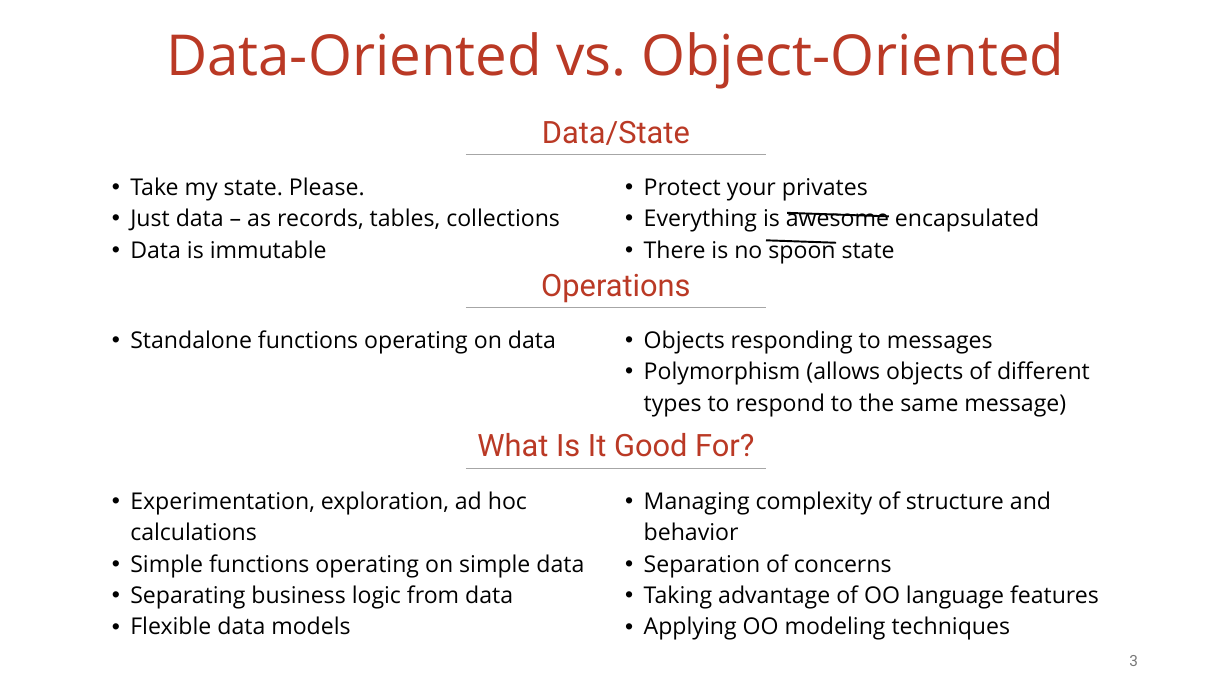
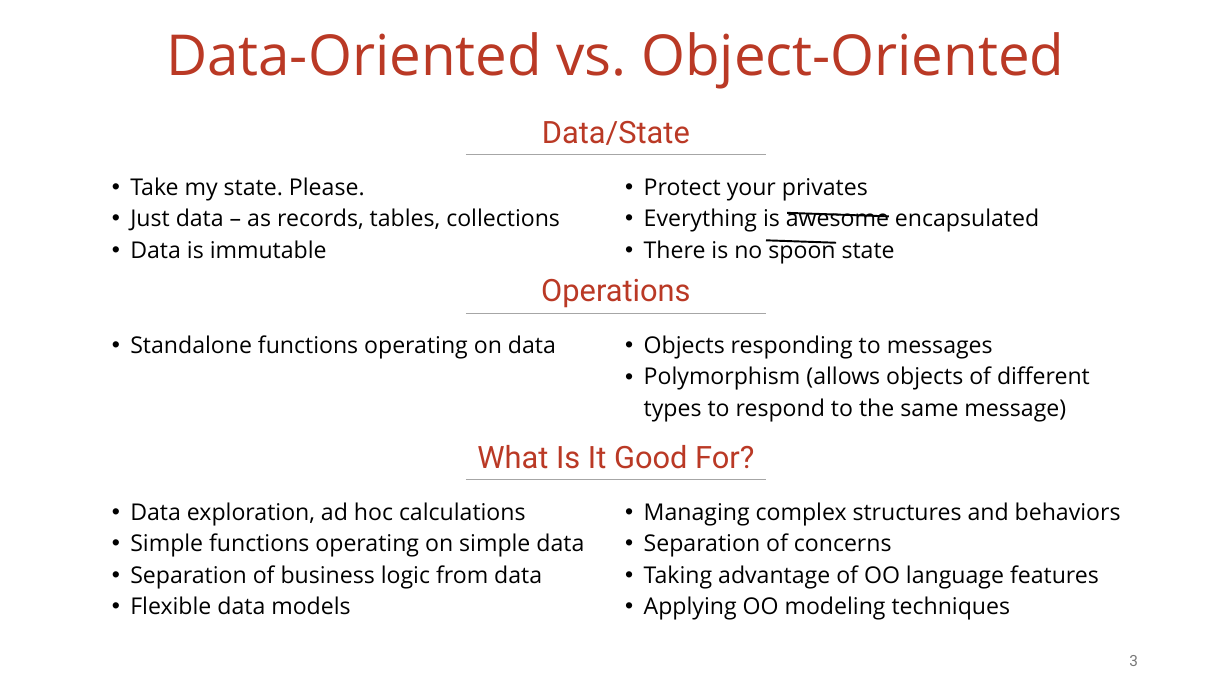
Before and after one commit to vmzakharov/missing-dataframe-talk, a slide deck: slide 3 of presentation/Missing_Dataframe_Short.pptx. Drawn at 1232x693 pixels with LibreOffice and Linux fonts; fonts in the diff are those of the drawing. Boxes give left, top, right and bottom in pixels: in the first picture for what was removed or moved away, otherwise in the second. Text is boxed around its words. In the diff, an @@ line names an element or a change of style, - is before the commit and + after.

```diff
--- a/presentation/Missing_Dataframe_Short.pptx
+++ b/presentation/Missing_Dataframe_Short.pptx
@@ 1 text, 1 table, 1 line: place and size @@
-1 text, 1 table, 1 line at [103,274,1130,420]
+1 text, 1 table, 1 line at [103,279,1130,426]
@@ text "What Is It Good For?": place and size @@
-text "What Is It Good For?" at [477,433,754,457]
+text "What Is It Good For?" at [477,445,754,469]
@@ table at [103,492,1130,624] @@
-row 1, column 1: Experimentation, exploration, ad hoc calculations / Simple functions operating on simple data / Separating business logic from data / Flexible data models
+row 1, column 1: Data exploration, ad hoc calculations / Simple functions operating on simple data / Separation of business logic from data / Flexible data models
-row 1, column 2: Managing complexity of structure and behavior / Separation of concerns / Taking advantage of OO language features / Applying OO modeling techniques
+row 1, column 2: Managing complex structures and behaviors / Separation of concerns / Taking advantage of OO language features / Applying OO modeling techniques
@@ table: place and size @@
-table at [103,480,1130,644]
+table at [103,492,1130,624]
@@ line moved from (466, 469) - (766, 469) to (466, 480) - (766, 480) @@
```
Also in this commit, not shown: 16 other slides changed, 1 slide removed, 1 other file.
